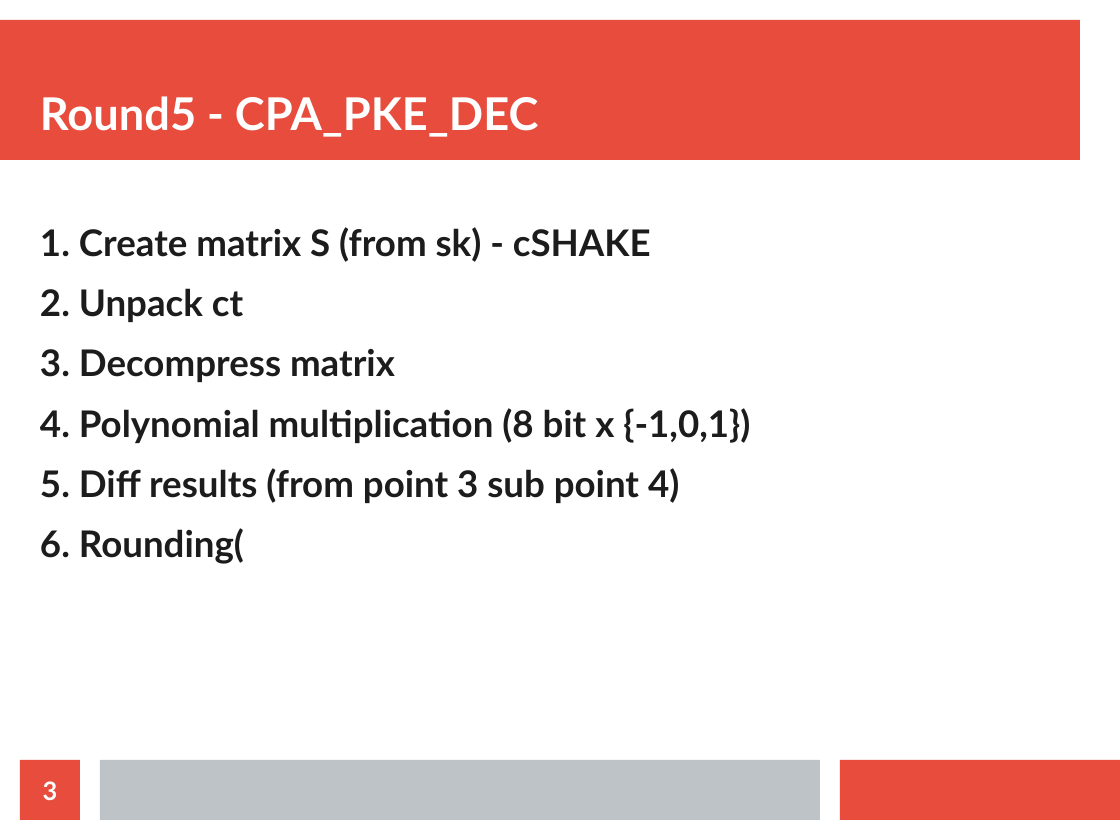
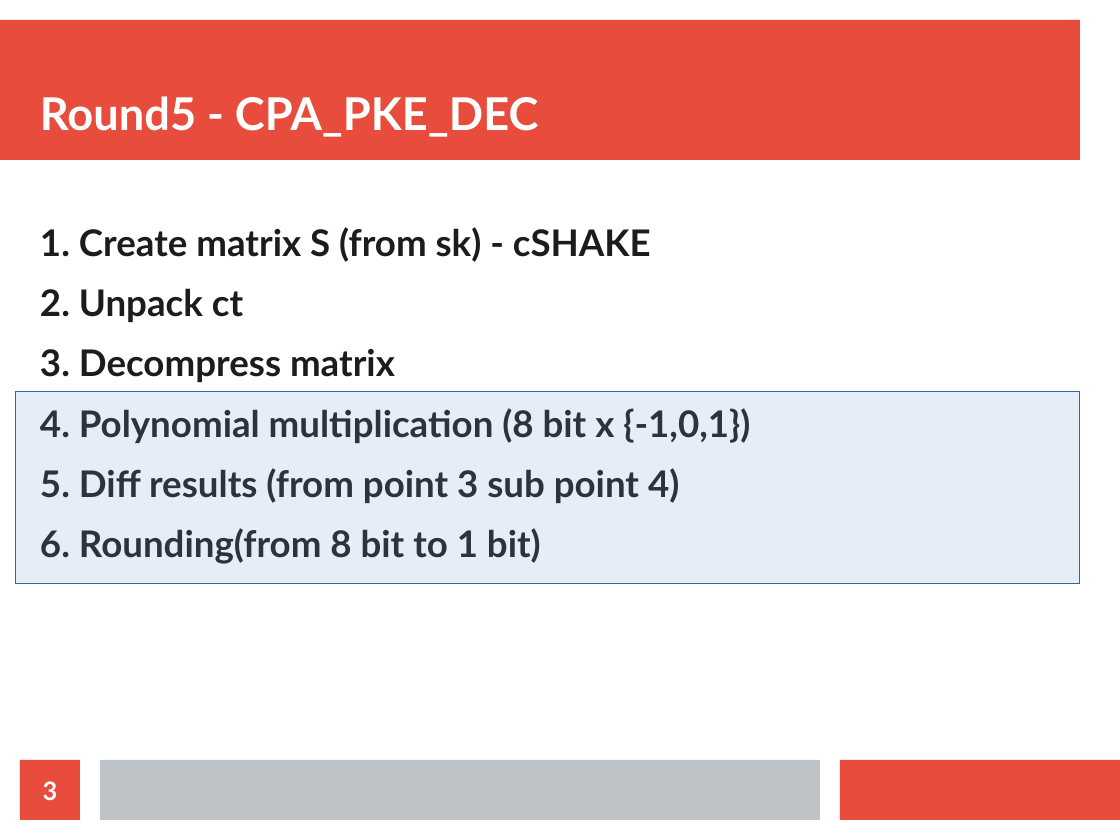
Before and after one commit to majerornimek/Round5_VHDL, a slide deck: slide 3 of round5_hw_overview.odp. Drawn at 1120x840 pixels with LibreOffice and Linux fonts; fonts in the diff are those of the drawing. Boxes give left, top, right and bottom in pixels: in the first picture for what was removed or moved away, otherwise in the second. Text is boxed around its words. In the diff, an @@ line names an element or a change of style, - is before the commit and + after.

```diff
--- a/round5_hw_overview.odp
+++ b/round5_hw_overview.odp
@@ rectangle added at [16,392,1080,584], fill #729FCF at 18% opacity, outline #3465A4 0 pt @@
@@ text at [40,528,541,564]: text changed @@
-6. Rounding(
+6. Rounding(from 8 bit to 1 bit)
```
Also in this commit, not shown: 2 other slides changed, 9 other files.
